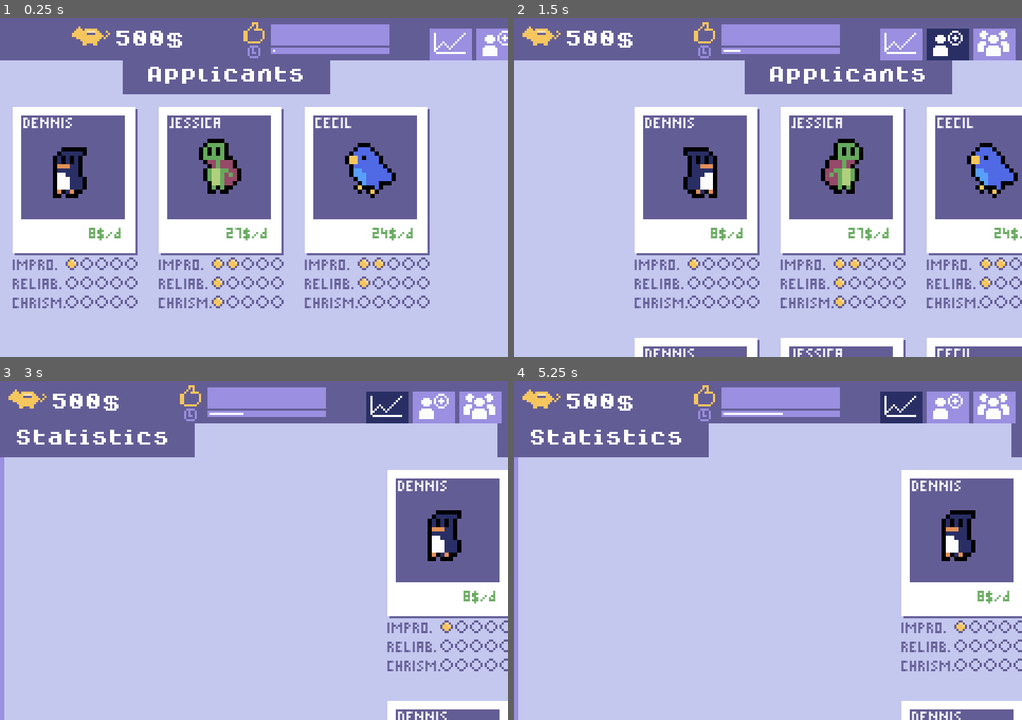
Above: before the commit, frames 1-4 (two rows, left to right).
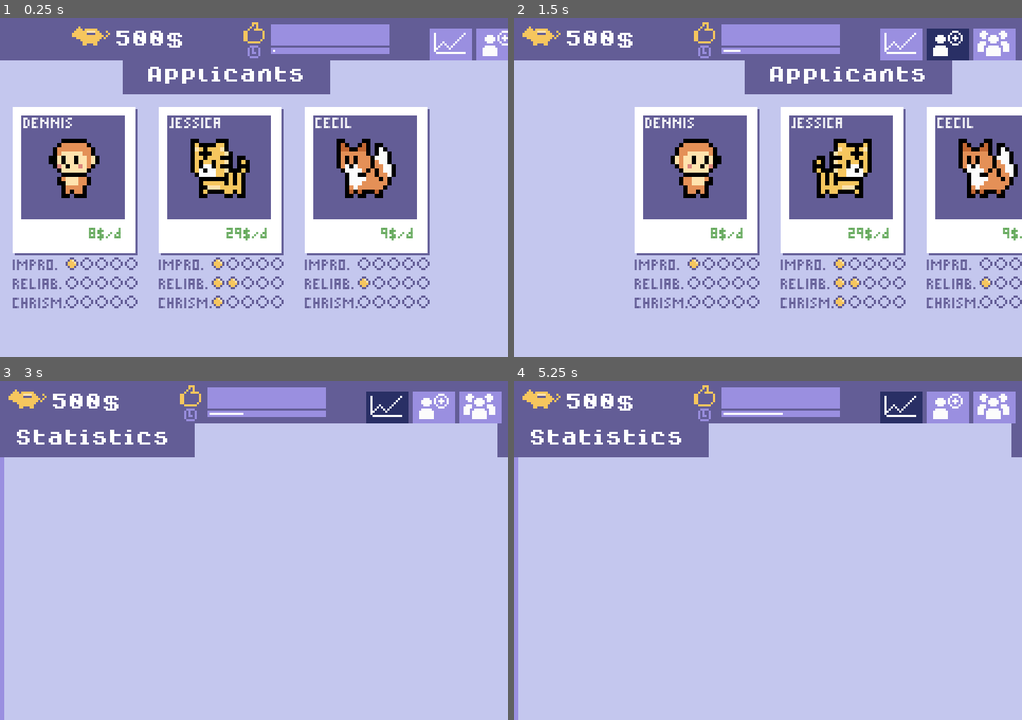
Above: after the commit, the same moments.

Repository: Milchreis/Mascot-Management
Game: Godot game, scene res://scenes/MainScene.tscn
The game is run twice, just before and just after one commit, with the same random seed, the same clock (stepped at 60 frames per second) and the same inputs.
Inputs (mouse positions are in pixels of both pictures, inside the frame that each line leads up to):
- Up to frame 1 (0.25 s): no input
- Up to frame 2 (1.5 s): click (900, 45) at 0.5 s; click (945, 45) at 1.25 s
- Up to frame 3 (3 s): click (482, 408) at 2 s; click (386, 408) at 2.75 s
- Up to frame 4 (5.25 s): click (945, 408) at 3.5 s; click (996, 408) at 4.25 s; click (900, 408) at 5 s

The runs differ from the first frame. In frame 1, 4.3% of the frame differs, in the area x 9-78%, y 35-80%; in frame 2, 8.1%; in frame 3, 13%, in the area x 76-100%, y 26-100%; in frame 4, 13%.

Commit message:
refactoring, save/load-feature removed, more mascots, bugfixes

Diff:
--- a/project.godot
+++ b/project.godot
@@ -14,7 +14,7 @@
 "language": "GDScript",
 "path": "res://scripts/Event.gd"
 }, {
-"base": "Node",
+"base": "Reference",
 "class": "GameModel",
 "language": "GDScript",
 "path": "res://scripts/GameModel.gd"
--- /dev/null
+++ b/scenes/Alert.tscn
@@ -0,0 +1,45 @@
+[gd_scene load_steps=4 format=2]
+
+[ext_resource path="res://scripts/Alert.gd" type="Script" id=1]
+[ext_resource path="res://fonts/mascot-management.ttf" type="DynamicFontData" id=2]
+
+[sub_resource type="DynamicFont" id=1]
+size = 7
+font_data = ExtResource( 2 )
+
+[node name="Alert" type="MarginContainer"]
+margin_right = 240.0
+margin_bottom = 10.0
+rect_min_size = Vector2( 147, 0 )
+rect_clip_content = true
+script = ExtResource( 1 )
+
+[node name="bg" type="ColorRect" parent="."]
+margin_right = 240.0
+margin_bottom = 10.0
+rect_min_size = Vector2( 20, 0 )
+size_flags_vertical = 3
+color = Color( 0.811765, 0.364706, 0.545098, 1 )
+
+[node name="HBoxContainer" type="HBoxContainer" parent="."]
+margin_right = 240.0
+margin_bottom = 10.0
+
+[node name="icon" type="Label" parent="HBoxContainer"]
+margin_right = 12.0
+margin_bottom = 10.0
+size_flags_vertical = 1
+custom_fonts/font = SubResource( 1 )
+text = " (!) "
+valign = 1
+
+[node name="message" type="Label" parent="HBoxContainer"]
+margin_left = 16.0
+margin_right = 240.0
+margin_bottom = 10.0
+rect_min_size = Vector2( 0, 10 )
+size_flags_horizontal = 3
+custom_fonts/font = SubResource( 1 )
+text = "5000$ 5000$ 5000$ 5000$ 5000$ 5000$ 5000$ 5000$ 5000$ 5000$ 5000$ 5000$ 5000$ 5000$ 5000$ 5000$ 5000$ 5000$ 5000$ 5000$ 5000$ 5000$ "
+valign = 1
+clip_text = true
--- a/scenes/MainScene.tscn
+++ b/scenes/MainScene.tscn
@@ -25,6 +25,7 @@
 [ext_resource path="res://sfx/dayover.wav" type="AudioStream" id=23]
 [ext_resource path="res://gfx/fire_icon.png" type="Texture" id=24]
 [ext_resource path="res://gfx/button_small_font.tres" type="Theme" id=25]
+[ext_resource path="res://scenes/Alert.tscn" type="PackedScene" id=26]
 
 [sub_resource type="DynamicFont" id=1]
 size = 8
@@ -492,6 +493,17 @@
 [node name="Gameover" parent="." instance=ExtResource( 21 )]
 visible = false
 
+[node name="Alert" parent="." instance=ExtResource( 26 )]
+visible = false
+anchor_left = 0.5
+anchor_right = 0.5
+margin_top = 143.0
+margin_bottom = 153.0
+rect_min_size = Vector2( 240, 0 )
+__meta__ = {
+"_edit_use_anchors_": true
+}
+
 [connection signal="select" from="Areas/Inventory" to="." method="onOpenMascotDetails"]
 [connection signal="close" from="Areas/MascotDetails" to="." method="onMascotFire"]
 [connection signal="pressed" from="Areas/MascotDetails/Train" to="Areas/MascotDetails" method="onTraining"]
--- a/scenes/Menu.tscn
+++ b/scenes/Menu.tscn
@@ -291,7 +291,6 @@
 scale = Vector2( 3, 3 )
 frames = SubResource( 16 )
 animation = "walk"
-frame = 1
 speed_scale = 1.25
 playing = true
 
--- /dev/null
+++ b/scripts/Alert.gd
@@ -0,0 +1,11 @@
+extends MarginContainer
+
+func showMessage(message:String, durationInSecs=3.0):
+	self.visible = true
+	find_node("message").text = message.to_upper()
+	SlideUtil.slideControl(self, self, Vector2(0, 160), Vector2(0, 150), 0.5)
+
+	get_tree().create_timer(durationInSecs).connect("timeout", self, "_hideMessage")
+
+func _hideMessage():
+	SlideUtil.slideControl(self, self, Vector2(0, 150), Vector2(0, 160), 0.5)
--- a/scripts/Event.gd
+++ b/scripts/Event.gd
@@ -1,12 +1,12 @@
 class_name Event
 extends Resource
 
-var id:int
-var title:String
-var description:String
-var property:String
-var duration:int
-var costs:int
+export var id:int
+export var title:String
+export var description:String
+export var property:String
+export var duration:int
+export var costs:int
 
 func _init(_id, parts):
 	id = _id
--- a/scripts/GameModel.gd
+++ b/scripts/GameModel.gd
@@ -1,25 +1,22 @@
 class_name GameModel
-extends Node
 
-signal day_passed
+signal employee_gone(mascot)
+signal employee_sabat(mascot)
 
 export(int) var balance = 500
 export(int) var passedDays = 0
 export(float) var dayDurationInSeconds = 10.0
 
-export(Array) var employees = []
-
+var employees = []
 var openEvents = []
 var applicants = []
-var dayTimer := Timer.new()
 
-func _reset():
-	balance = 500
-	passedDays = 0
-	employees = []
-	openEvents = []
-	createRandomEvents(3)
-	dayTimer.start()
+var dayTimer:Timer
+
+func _init(dayTimer:Timer):
+	self.dayTimer = dayTimer
+	createRandomEvents(5)
+	increaseApplicantsPool(3)
 
 func loadSavegame(resource:SaveGame):
 	balance = resource.balance
@@ -29,11 +26,11 @@
 	openEvents = resource.openEvents
 	applicants = resource.applicants
 
-func _ready() -> void:
-	dayTimer.connect("timeout", self, "onDayIsOver")
-	dayTimer.autostart = true
-	dayTimer.wait_time = dayDurationInSeconds
-	add_child(dayTimer)
+func _reset():
+	balance = 500
+	passedDays = 0
+	employees = []
+	openEvents = []
 	createRandomEvents(5)
 
 func increaseApplicantsPool(size=3) -> void:
@@ -48,7 +45,12 @@
 	passedDays+=1
 	print("Days over ", passedDays)
 	updateEmployees()
-	emit_signal("day_passed")
+
+	if RandomUtil.withChanceOf(0.1) and applicants.size() < 20:
+		increaseApplicantsPool(2)
+
+	if RandomUtil.withChanceOf(0.5) and openEvents.size() < 3:
+		createRandomEvents(3)
 
 func getDayProgress() -> float:
 	return 1 - (dayTimer.time_left / dayTimer.wait_time)
@@ -67,8 +69,18 @@
 
 func updateEmployees() -> void:
 	for employee in employees:
+		employee = employee as Mascot
+
 		if employee.isInEvent():
 			balance += employee.currentEvent.costs
+		else:
+			if RandomUtil.withChanceOf(employee.leaveProbability):
+				employees.erase(employee)
+				emit_signal("employee_gone", employee)
+
+			if RandomUtil.withChanceOf(employee.sabaticalProbability):
+				employee.currentEvent = Event.new(-1, ["Sabat", "need some space", "", 10, employee.salaryPerDay])
+				emit_signal("employee_sabat", employee)
 
 		balance -= employee.salaryPerDay
 		employee.updateAfterDayPassed()
--- a/scripts/Inventory.gd
+++ b/scripts/Inventory.gd
@@ -6,7 +6,16 @@
 var model:GameModel
 
 func onOpen():
-	onClose()
+	updateUI()
+
+func onClose():
+	updateUI()
+
+func updateUI():
+	for child in $PolaroidList/GridContainer.get_children():
+		child.disconnect("select", self, "onSelect")
+		child.queue_free()
+
 	for i in range(0, model.employees.size()):
 		var employee = model.employees[i]
 		var x = i % 4
@@ -22,11 +31,6 @@
 
 	$noEmployees.visible = model.employees.size() == 0
 
-func onClose():
-	for child in $PolaroidList/GridContainer.get_children():
-		child.disconnect("select", self, "onSelect")
-		child.queue_free()
-
 func onSelect(mascot:Mascot):
 	$ClickPlayer.play()
 	print("open details for ", mascot._to_string())
--- a/scripts/JobApplication.gd
+++ b/scripts/JobApplication.gd
@@ -20,6 +20,7 @@
 func onClose():
 	for polaroid in $PolaroidSelector/GridContainer.get_children():
 		polaroid.disconnect("select", self, "onHire")
+		$PolaroidSelector/GridContainer.remove_child(polaroid)
 
 func reset():
 	lastHired = []
--- a/scripts/MainScene.gd
+++ b/scripts/MainScene.gd
@@ -2,21 +2,22 @@
 
 var GameModel = load("res://scripts/GameModel.gd")
 
-var model:GameModel = GameModel.new()
+var dayTimer := Timer.new()
+var model:GameModel = GameModel.new(dayTimer)
 var savegame:SaveGame = SaveGame.new()
 
 func _ready():
 
-	var save = SaveGame.load_savegame()
-	if save:
-		savegame = save
-		model.loadSavegame(savegame)
-
-	add_child(model)
-	model.connect("day_passed", $Desk, "onDayPassed")
-	model.connect("day_passed", self, "onDayPassed")
+	dayTimer.start()
+	dayTimer.connect("timeout", self, "onDayPassed")
+	dayTimer.autostart = true
+	dayTimer.wait_time = model.dayDurationInSeconds
+	add_child(dayTimer)
 
 	$Gameover.connect("try_again", self, "onTryAgain")
+
+	model.connect("employee_gone", self, "onEmployeeIsGone")
+	model.connect("employee_sabat", self, "onEmployeeIsInSabat")
 
 	$Desk.model = model
 	$Areas/Stats.model = model
@@ -24,9 +25,9 @@
 	$Areas/Inventory.model = model
 	$Areas/MascotDetails.model = model
 
-	model.increaseApplicantsPool(3)
 	onOpenJobApplication()
 	SlideUtil.slideControl(self, $Desk, Vector2(240,0), Vector2.ZERO, 0.5)
+
 
 func onTryAgain():
 	SlideUtil.slideOutToBottom(self, $Gameover, 0.5)
@@ -37,24 +38,26 @@
 	onOpenJobApplication()
 
 func onDayPassed():
-	savegame.write_savegame(model)
-
 	$DayoverPlayer.play()
-
-	if RandomUtil.withChanceOf(0.1) and $Areas/JobApplication.applicants.size() < 20:
-		$Areas/JobApplication.createPool(2)
-
-	if RandomUtil.withChanceOf(0.5) and model.openEvents.size() < 3:
-		model.createRandomEvents(3)
+	model.onDayIsOver()
+	$Desk.onDayPassed()
+	$Areas/MascotDetails.updateUI()
 
 	if model.balance < 0:
-		model.dayTimer.stop()
+		dayTimer.stop()
 		$Gameover.visible = true
 		SlideUtil.slideInFromBottom(self, $Gameover, 0.5)
 
 func _process(_delta):
 	$Desk/Appbar/ClientSatisfaction/Background/Progess.value = model.getClientSatisfaction()
 	$Desk/Appbar/Day/Background/Progess.value = model.getDayProgress()
+
+func onEmployeeIsGone(mascot:Mascot):
+	$Alert.showMessage(mascot.nickname + " has left the company.")
+	$Areas/Inventory.updateUI()
+
+func onEmployeeIsInSabat(mascot:Mascot):
+	$Alert.showMessage(mascot.nickname + " is without salary in sabat for " + str(mascot.currentEvent.duration) + " days.")
 
 func onOpenStatistics():
 	SlideUtil.slideToX(self, $Areas, 240)
--- a/scripts/Mascot.gd
+++ b/scripts/Mascot.gd
@@ -12,11 +12,14 @@
 export var reliable:float = rand_range(0.0, 3.0)
 export var charisma:float = rand_range(0.0, 3.0)
 
+export var leaveProbability:float = rand_range(0.05, 0.1)
+export var sabaticalProbability:float = rand_range(0.0, 0.1)
+
 export var salaryPerDay:int = _calcSalary()
 export var spriteImage:String = RandomUtil.getRandom(sprites)
 
-var client_satisfaction := 0.0
-var jobs := 0
+export var client_satisfaction := 0.0
+export var jobs := 0
 
 var currentEvent:Event = null
 var daysAtCurrentEvent := 0
@@ -111,9 +114,10 @@
 		training_duration += 1
 		training_price *= 1.25
 
-		reliable = min(reliable + rand_range(0.0, 1.0), 5)
-		improvisation = min(improvisation + rand_range(0.0, 1.0), 5)
-		charisma = min(charisma + rand_range(0.0, 1.0), 5)
+		leaveProbability = min(leaveProbability - 0.01, 0)
+		reliable = min(reliable + rand_range(0.5, 1.0), 5)
+		improvisation = min(improvisation + rand_range(0.5, 1.0), 5)
+		charisma = min(charisma + rand_range(0.5, 1.0), 5)
 		_loadEventFromWaitlist()
 
 func _loadEventFromWaitlist():
--- a/scripts/MascotDetails.gd
+++ b/scripts/MascotDetails.gd
@@ -9,9 +9,6 @@
 var polaroid:Node
 
 func onOpen(mascot:Mascot):
-	model.connect("day_passed", self, "updateUI")
-	model.connect("day_passed", self, "reloadEvents")
-
 	employee = mascot
 	polaroid = Polaroid.instance()
 	polaroid.mascot = mascot
@@ -25,9 +22,6 @@
 func onClose():
 	if polaroid:
 		remove_child(polaroid)
-
-	model.disconnect("day_passed", self, "updateUI")
-	model.disconnect("day_passed", self, "reloadEvents")
 
 func onAccept(event:Event):
 	if employee.isOuccupied(): $TodoPlayer.play()
@@ -81,6 +75,8 @@
 			addEventScene(event)
 
 func updateUI():
+	if !employee: return
+
 	$Train.visible = !employee.isOuccupied()
 	$Train.text = "TRAINING (" + str(employee.training_duration) + "d" + " - " + str(employee.training_price) + "$)"
 
--- a/scripts/Polaroid.gd
+++ b/scripts/Polaroid.gd
@@ -2,11 +2,11 @@
 
 signal select(mascot)
 
-export(bool) var showStats = true
-export(bool) var showName = true
-export(bool) var showHover = true
-export(int) var salaryPerDay = 10
-export(bool) var clickable = true
+var showStats = true
+var showName = true
+var showHover = true
+var salaryPerDay = 10
+var clickable = true
 
 var mascot:Mascot
 
@@ -36,6 +36,8 @@
 
 	$DaysRemaining.visible = mascot.isOuccupied()
 	$DaysRemaining.text = str(mascot.getRemainingDays())
+
+	$waitlist.visible = !mascot.eventWaitlist.empty()
 	$waitlist.text = ".".repeat(mascot.eventWaitlist.size())
 
 	$pic/Sprite.flip_h = get_global_mouse_position().x > $pic/Sprite.global_position.x + $pic/Sprite.texture.get_width()
--- a/scripts/SaveGame.gd
+++ b/scripts/SaveGame.gd
@@ -7,6 +7,8 @@
 export(int) var passedDays = 0
 export(float) var dayDurationInSeconds = 10.0
 
+# This is not possible to godot 3.5 so save in different arrays
+# all objects are saved alltogehter in each array.
 export(Array) var employees = []
 export(Array) var openEvents = []
 export(Array) var applicants:Array = []
Binary file changed: concept/mascots.aseprite
Binary file added: gfx/mascots/cat3.png
Not shown, added: gfx/mascots/cat3.png.import
Binary file added: gfx/mascots/pig1.png
Not shown, added: gfx/mascots/pig1.png.import
Binary file added: gfx/mascots/ping2.png
Not shown, added: gfx/mascots/ping2.png.import
Not shown: 1 places in scenes/MainScene.tscn that only renumber resources
